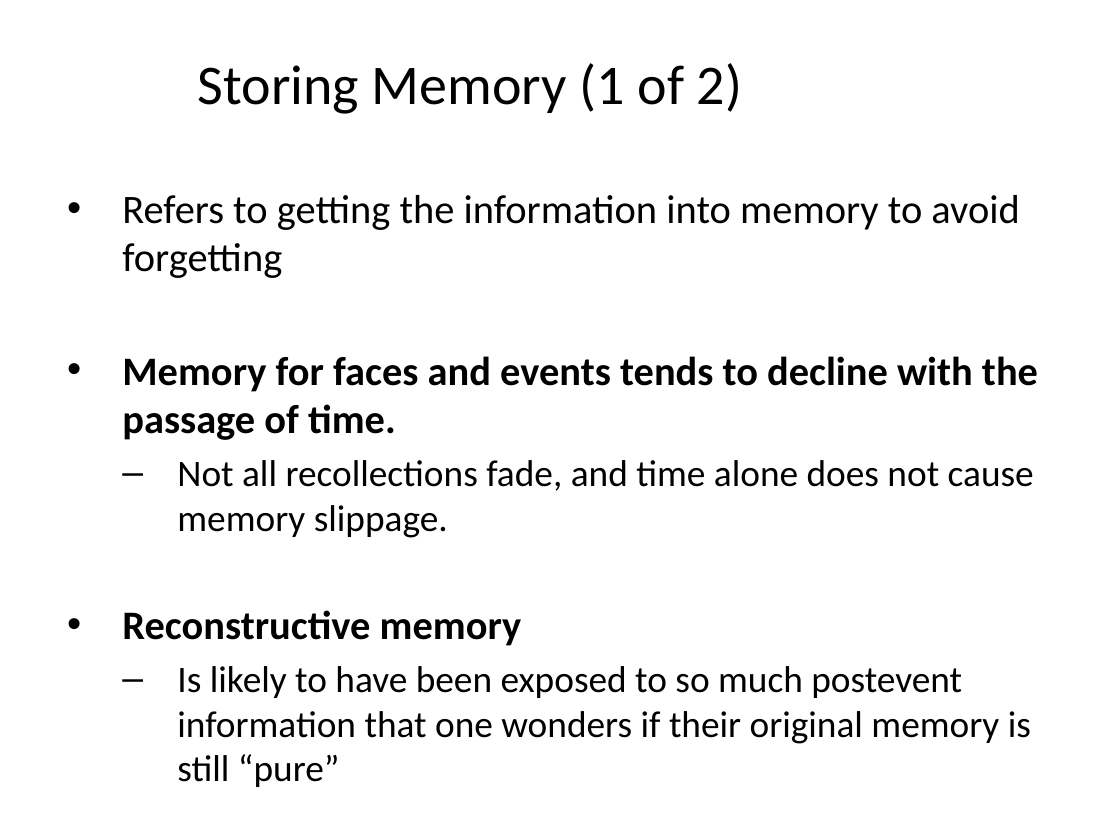
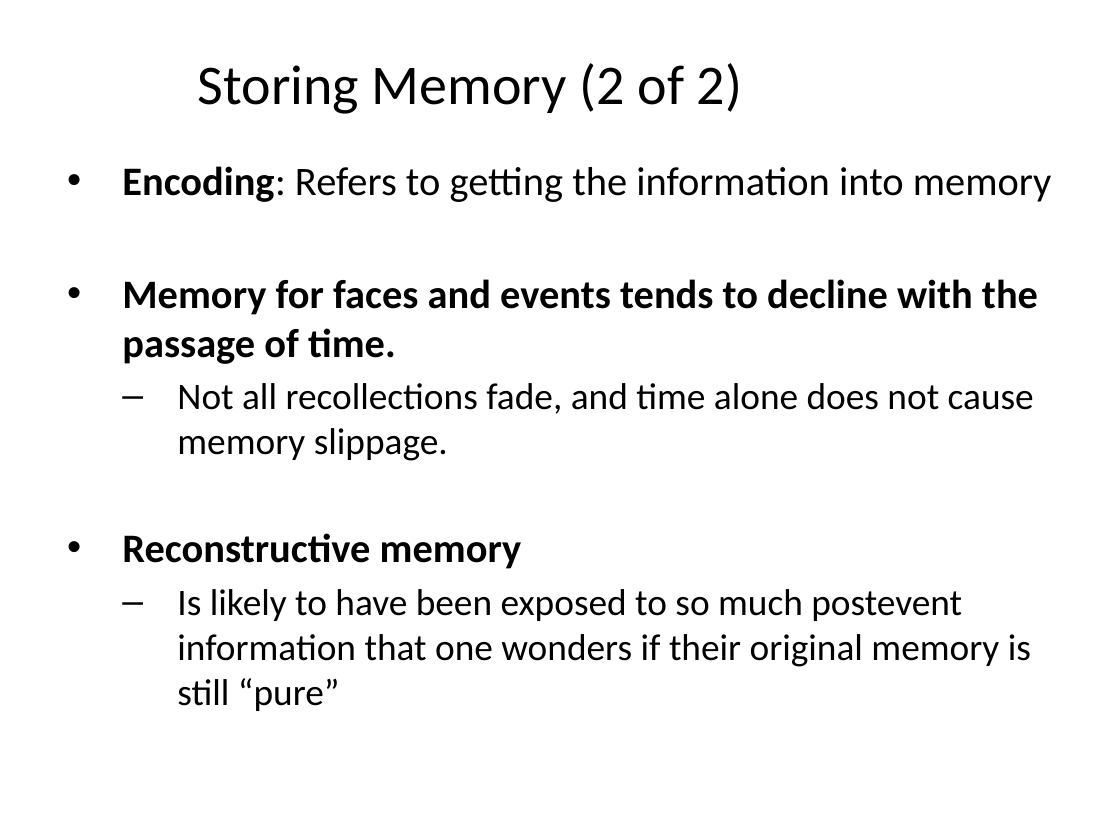
Before and after one commit to npm27/Teaching-Materials, a slide deck: slide 14 of Social Psych/Slides/13 Law.pptx (slide 10 before the commit). Drawn at 1120x840 pixels with LibreOffice and Linux fonts; fonts in the diff are those of the drawing. Boxes give left, top, right and bottom in pixels: in the first picture for what was removed or moved away, otherwise in the second. Text is boxed around its words. In the diff, an @@ line names an element or a change of style, - is before the commit and + after.

```diff
--- a/Social Psych/Slides/13 Law.pptx
+++ b/Social Psych/Slides/13 Law.pptx
@@ title at (198, 63, 742, 114): text changed @@
-Storing Memory (1 of 2)
+Storing Memory (2 of 2)
@@ text "Encoding: Refers to getting the ...": place and size @@
-text "Encoding: Refers to getting the ..." at (122, 195, 1038, 787)
+text "Encoding: Refers to getting the ..." at (122, 166, 1052, 711)
@@ text at (122, 166, 1052, 202): text changed @@
-• Refers to getting the information into memory to avoid forgetting
+• Encoding: Refers to getting the information into memory
```
Also in this commit, not shown: 7 other slides changed, 8 slides added, 3 slides removed, 3 other files.
